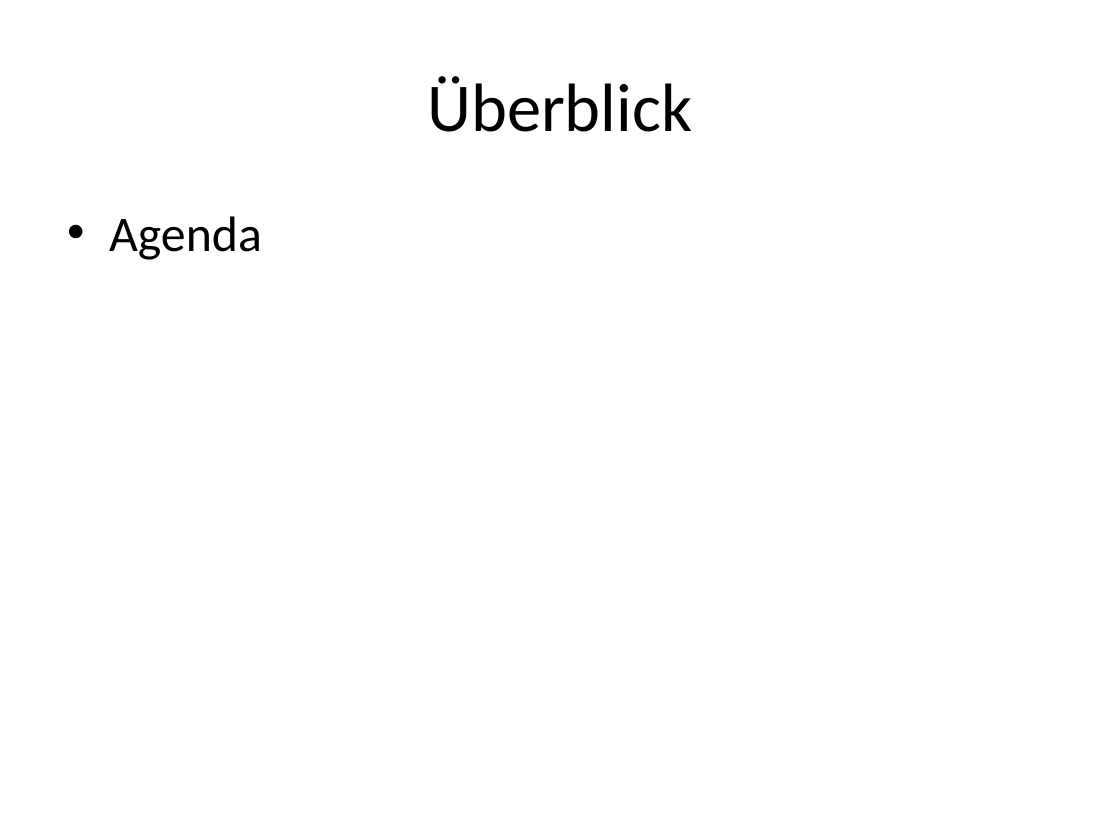
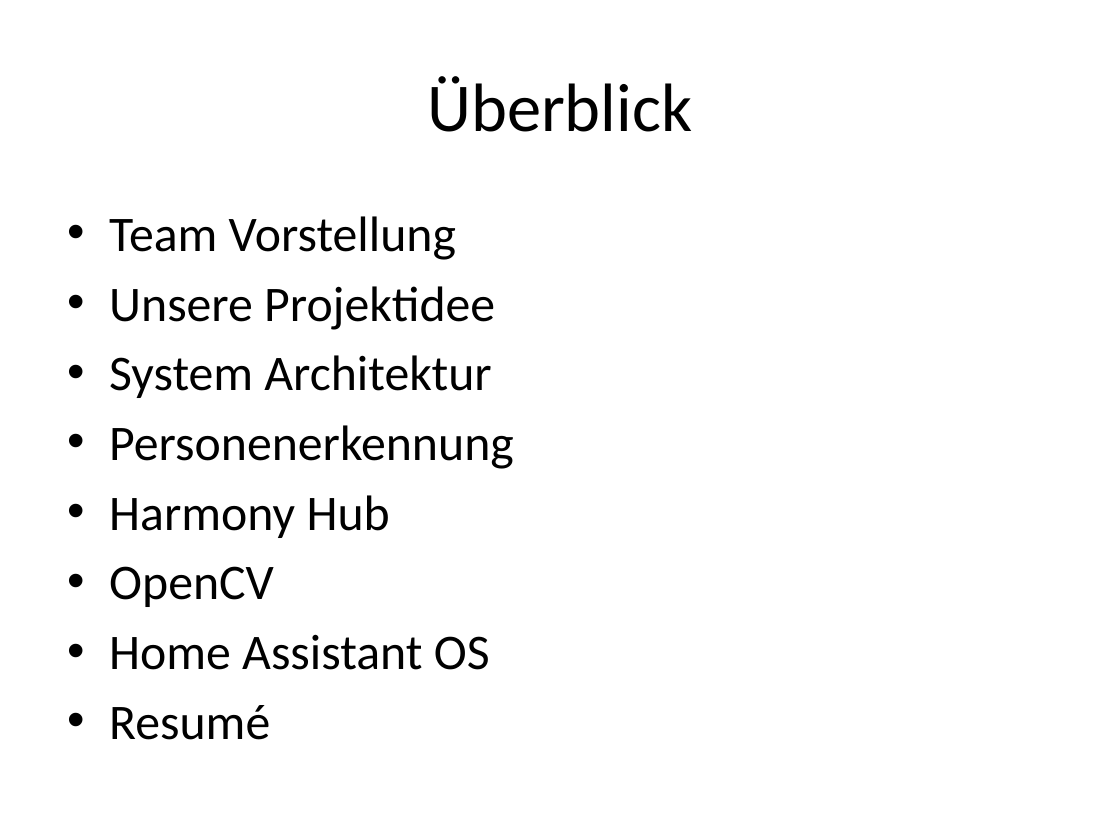
Before and after one commit to abdo643-HULK/Home-Automation-Sem3, a slide deck: slide 2 of Documentation/ProjectDocumentation/Presentation.pptx. Drawn at 1120x840 pixels with LibreOffice and Linux fonts; fonts in the diff are those of the drawing. Boxes give left, top, right and bottom in pixels: in the first picture for what was removed or moved away, otherwise in the second. Text is boxed around its words. In the diff, an @@ line names an element or a change of style, - is before the commit and + after.

```diff
--- a/Documentation/ProjectDocumentation/Presentation.pptx
+++ b/Documentation/ProjectDocumentation/Presentation.pptx
@@ text at (109, 216, 514, 740): text changed @@
-• Agenda
+• Team Vorstellung
+• Unsere Projektidee
+• System Architektur
+• Personenerkennung
+• Harmony Hub
+• OpenCV
+• Home Assistant OS
+• Resumé
```
Also in this commit, not shown: 3 other slides changed, 1 other file.
